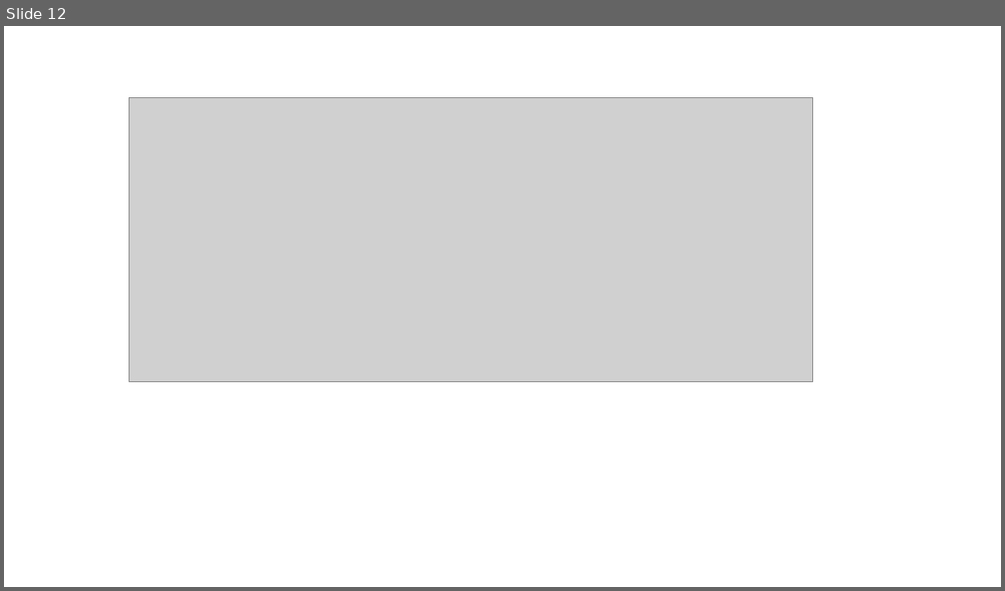
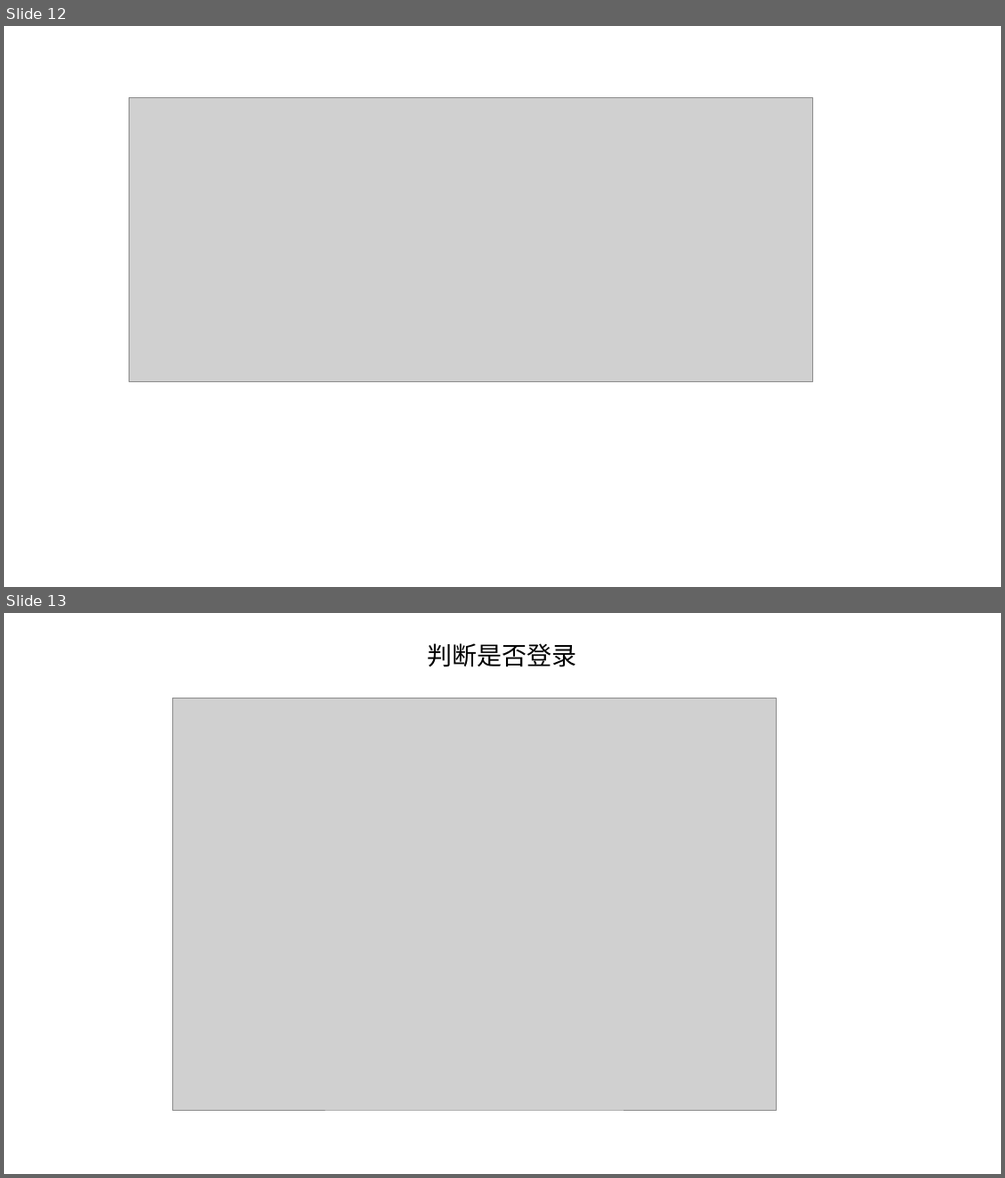
Before and after one commit to ulihgu/PHP, a slide deck: 云之梦PHP.pptx. Shown one above the other, each under a label of ours: slide 12 before the commit, slides 12 and 13 after it. The pictures are 1005x591 and 1005x1178 pixels, drawn with LibreOffice and Linux fonts; fonts in the diff are those of the drawing; grey boxes stand for pictures. Boxes give left, top, right and bottom in pixels: in the first picture for what was removed or moved away, otherwise in the second. Text is boxed around its words. In the diff, an @@ line names an element or a change of style, - is before the commit and + after.

```diff
--- a/云之梦PHP.pptx
+++ b/云之梦PHP.pptx
@@ slide 13 added at box(4, 613, 1001, 1174), background #FFFFFF @@
@@ subtitle added at box(428, 643, 577, 667), 24 pt, text #000000 @@
+判断是否登录
@@ picture added at box(173, 698, 776, 1110) @@
```
Also in this commit, not shown: 1 slide removed, 10 other files.
